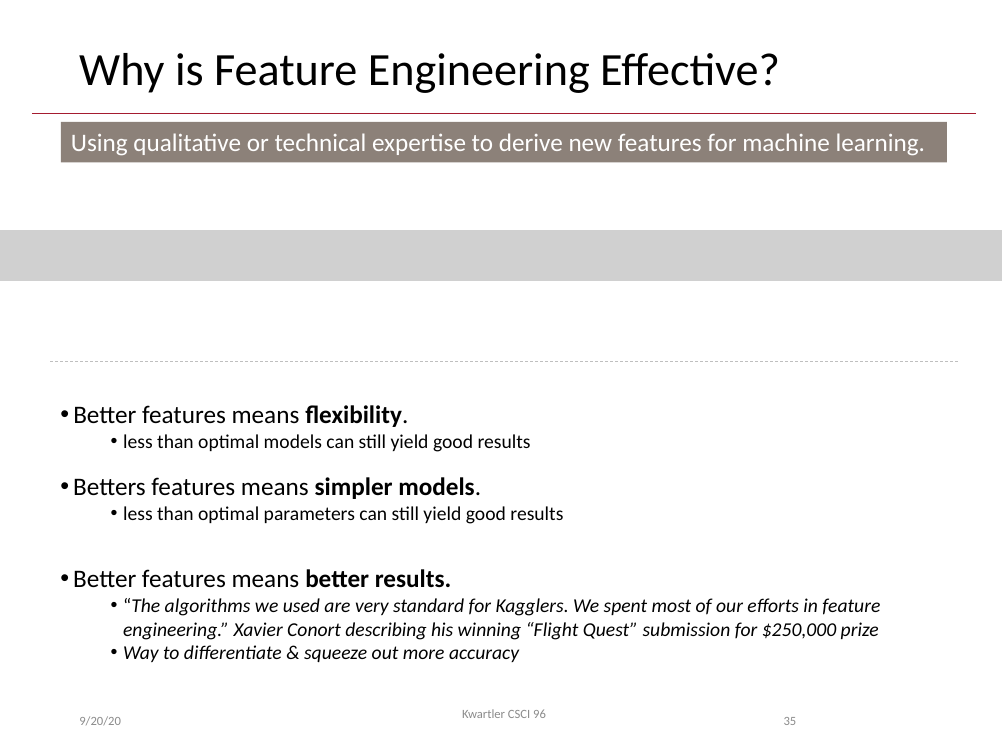
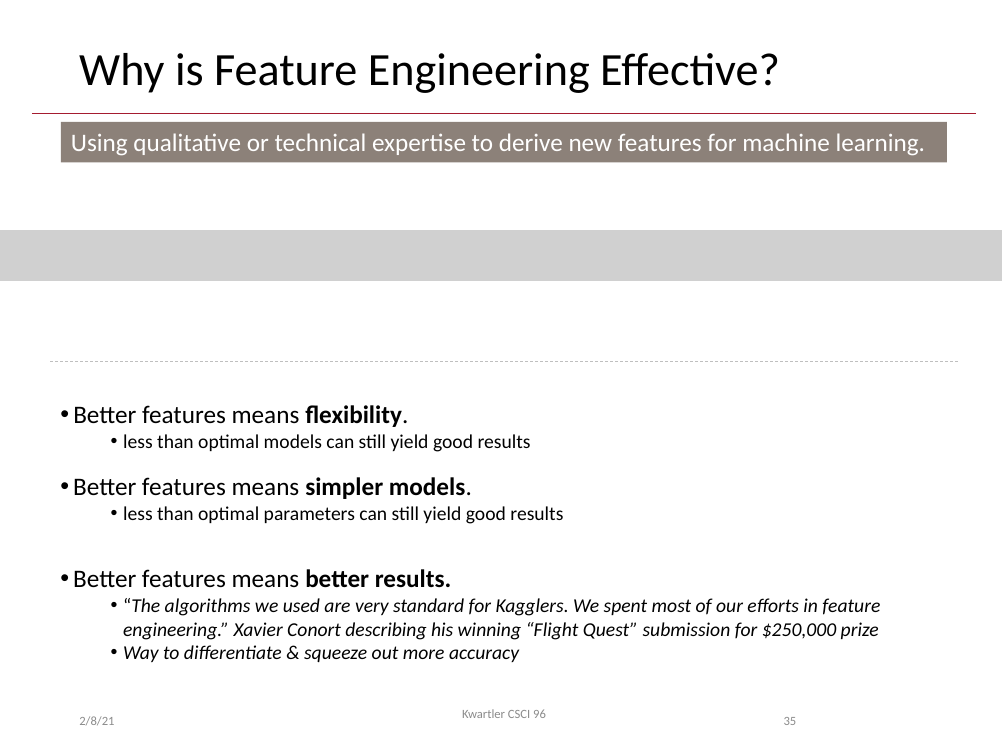
Before and after one commit to kwartler/Harvard_DataMining_Business_Student, a slide deck: slide 35 of Lessons/C_ModelingProcess_DataPrep/DM_Workflow_Preprocessing.pptx. Drawn at 1008x756 pixels with LibreOffice and Linux fonts; fonts in the diff are those of the drawing; grey boxes stand for pictures; background and template pictures are left out. Boxes give left, top, right and bottom in pixels: in the first picture for what was removed or moved away, otherwise in the second. Text is boxed around its words. In the diff, an @@ line names an element or a change of style, - is before the commit and + after.

```diff
--- a/Lessons/C_ModelingProcess_DataPrep/DM_Workflow_Preprocessing.pptx
+++ b/Lessons/C_ModelingProcess_DataPrep/DM_Workflow_Preprocessing.pptx
@@ text at box(73, 477, 472, 499): text changed @@
-• Betters features means simpler models.
+• Better features means simpler models.
@@ text at box(79, 716, 114, 725): text changed @@
-9/20/20
+2/8/21
```
Also in this commit, not shown: 63 other slides changed, 1 other file.
